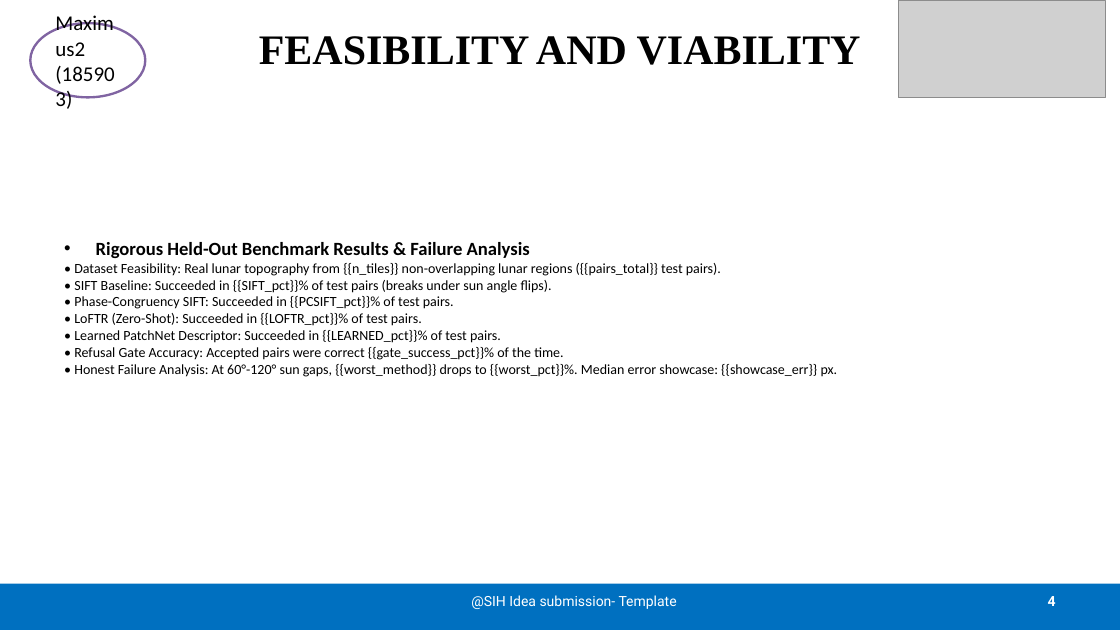
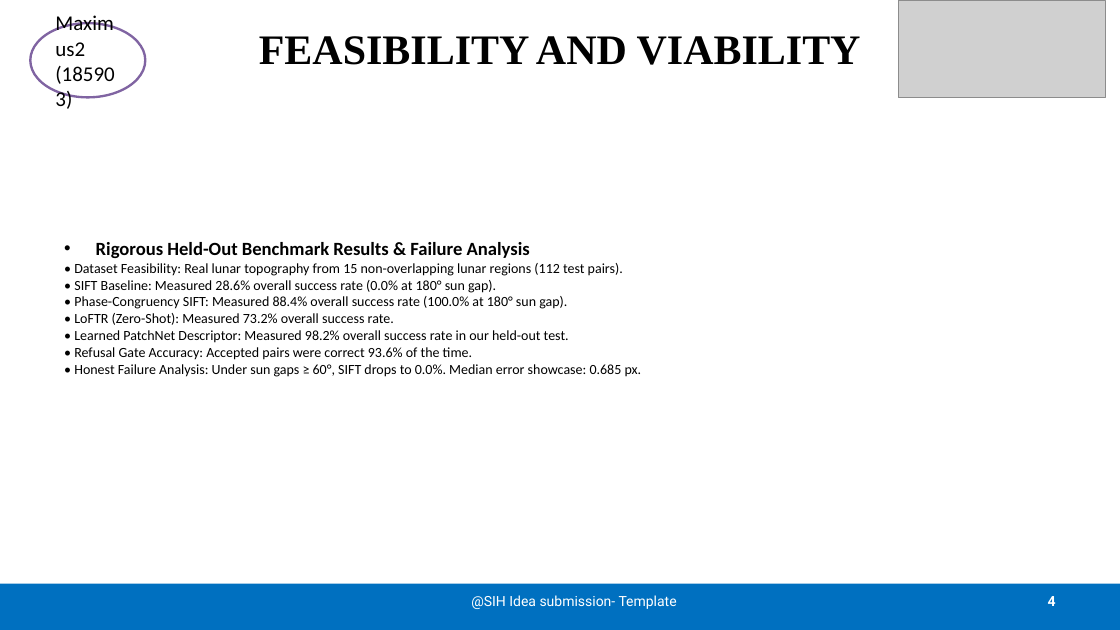
Before and after one commit to CYRUS-pinto/LunaProof, a slide deck: slide 4 of LunaProof_SIH2026_Maximus2_185903_Official_v2.pptx. Drawn at 1120x630 pixels with LibreOffice and Linux fonts; fonts in the diff are those of the drawing; grey boxes stand for pictures. Boxes give left, top, right and bottom in pixels: in the first picture for what was removed or moved away, otherwise in the second. Text is boxed around its words. In the diff, an @@ line names an element or a change of style, - is before the commit and + after.

Commit message:
results: real LOLA held-out benchmark + deck v2

```diff
--- a/LunaProof_SIH2026_Maximus2_185903_Official_v2.pptx
+++ b/LunaProof_SIH2026_Maximus2_185903_Official_v2.pptx
@@ text at [74, 263, 642, 377]: text changed @@
-• Dataset Feasibility: Real lunar topography from {{n_tiles}} non-overlapping lunar regions ({{pairs_total}} test pairs).
-• SIFT Baseline: Succeeded in {{SIFT_pct}}% of test pairs (breaks under sun angle flips).
-• Phase-Congruency SIFT: Succeeded in {{PCSIFT_pct}}% of test pairs.
-• LoFTR (Zero-Shot): Succeeded in {{LOFTR_pct}}% of test pairs.
-• Learned PatchNet Descriptor: Succeeded in {{LEARNED_pct}}% of test pairs.
-• Refusal Gate Accuracy: Accepted pairs were correct {{gate_success_pct}}% of the time.
-• Honest Failure Analysis: At 60°-120° sun gaps, {{worst_method}} drops to {{worst_pct}}%. Median error showcase: {{showcase_err}} px.
+• Dataset Feasibility: Real lunar topography from 15 non-overlapping lunar regions (112 test pairs).
+• SIFT Baseline: Measured 28.6% overall success rate (0.0% at 180° sun gap).
+• Phase-Congruency SIFT: Measured 88.4% overall success rate (100.0% at 180° sun gap).
+• LoFTR (Zero-Shot): Measured 73.2% overall success rate.
+• Learned PatchNet Descriptor: Measured 98.2% overall success rate in our held-out test.
+• Refusal Gate Accuracy: Accepted pairs were correct 93.6% of the time.
+• Honest Failure Analysis: Under sun gaps ≥ 60°, SIFT drops to 0.0%. Median error showcase: 0.685 px.
```
Also in this commit, not shown: 51 other files.
